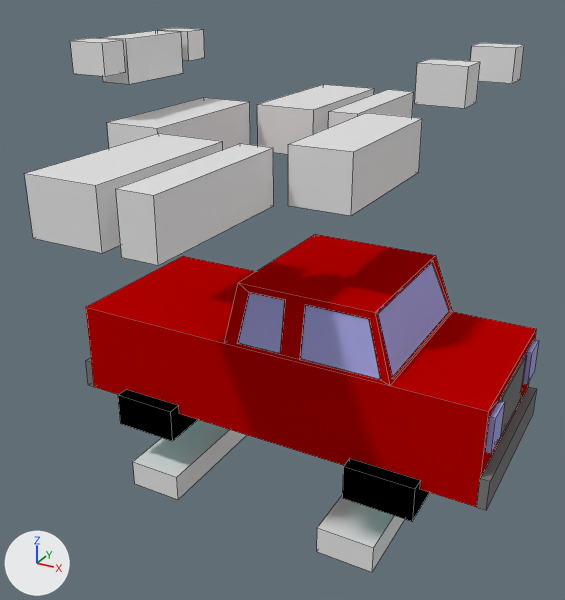
Two versions of the Blender file Assets/Models/carFordFSeries.blend, one commit apart.
Rendered twice from a camera (50 mm lens) standing at (11.59, -22.12, 13.75) and looking at (-0.33, -0.44, 2.92). The axes (+X, +Y, +Z) are drawn at lower left. The lights are the same throughout. Mesh edges are drawn as thin lines.
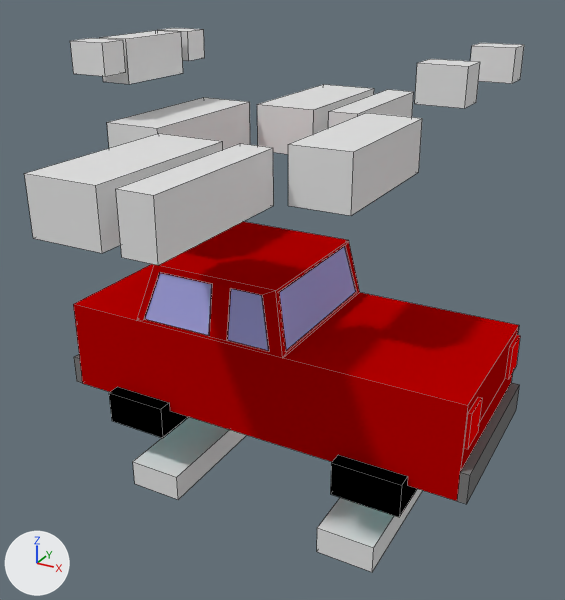
Location of each change, (x1, y1, x2, y2) in pixels of the pictures (565 x 600 px):
'Cube.002', turned: before (86, 234, 539, 521); after (73, 222, 520, 517)

What changed in the scene script:
```text
Change ob_cube_002:
    ob_cube_002.rotation_euler: (0.0, 0.0, 3.142) -> (0.0, 0.0, 0.0)  # degrees (0, 0, 180) -> degrees (0, 0, 0)
```
